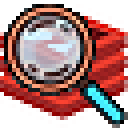
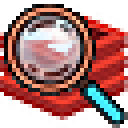
Before/after of a w=128, h=128 layered artwork. What changed in the layer stack:
added layer "渐变填充 1" above "图层 2" over (36, 24, 76, 60)
painted on "图层 2" over (16, 24, 84, 84)
